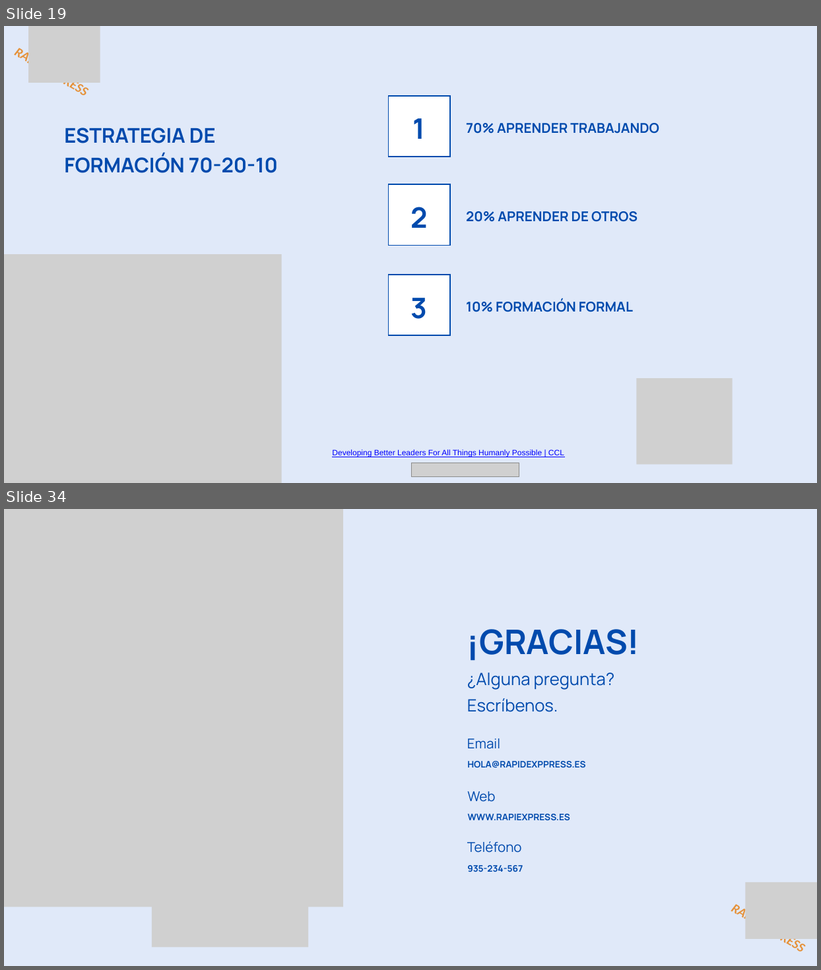
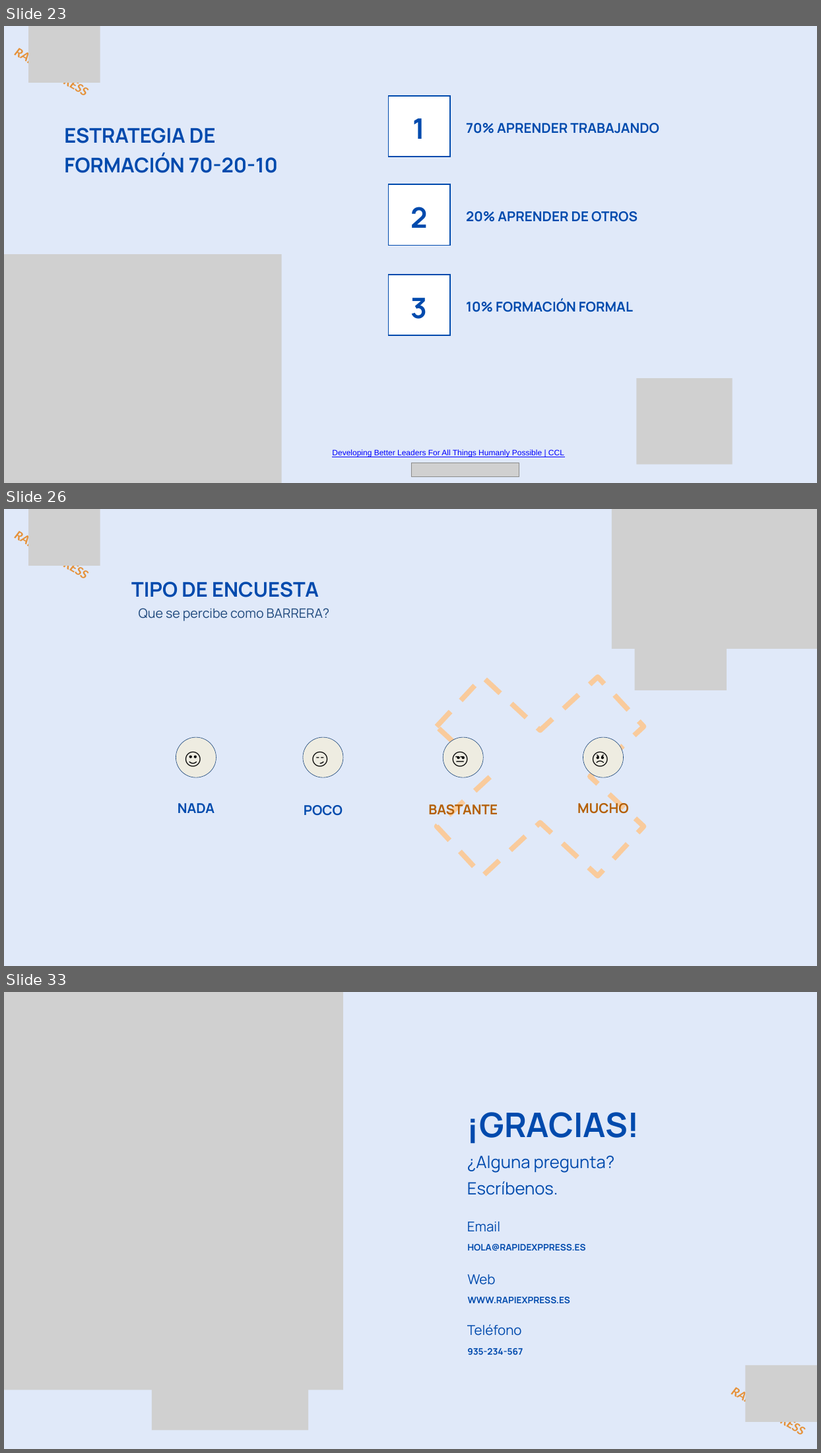
Before and after one commit to ITACADEMYprojectes/ProjecteData, a slide deck: Equip_28/Results/Analisis_PAP_and_ABL_RapidExpres_2026_11_05.pptx. Shown one above the other, each under a label of ours: slides 19 and 34 before the commit, slides 23, 26 and 33 after it; the slides between them are not shown. The pictures are 821x970 and 821x1453 pixels, drawn with LibreOffice and Linux fonts; fonts in the diff are those of the drawing; grey boxes stand for pictures. Boxes give left, top, right and bottom in pixels: in the first picture for what was removed or moved away, otherwise in the second. Text is boxed around its words. In the diff, an @@ line names an element or a change of style, - is before the commit and + after.

```diff
--- a/Equip_28/Results/Analisis_PAP_and_ABL_RapidExpres_2026_11_05.pptx
+++ b/Equip_28/Results/Analisis_PAP_and_ABL_RapidExpres_2026_11_05.pptx
@@ slide 26 added at box(4, 509, 817, 966), background #E0E9F9 @@
@@ text added at box(4, 521, 98, 593), 23 pt, text #E69138, bold, italic @@
+RAPID EXPRESS
@@ picture added at box(28, 509, 100, 566) @@
@@ picture added at box(612, 509, 817, 649) @@
@@ text added at box(131, 582, 319, 597), 36 pt, text #004AAD, bold @@
+TIPO DE ENCUESTA
@@ picture added at box(634, 604, 727, 691) @@
@@ text added at box(139, 608, 330, 621), 23 pt, text #1F497D @@
+Que se percibe como BARRERA?
@@ cross added at box(385, 632, 696, 920), outline #F9CB9C 9 pt dashed @@
@@ ellipse added at box(176, 737, 217, 778), fill #EEECE1, outline #1F497D 0.75 pt @@
@@ text added at box(180, 743, 211, 772), 32 pt, text #000000 @@
+🙂
@@ ellipse added at box(303, 737, 343, 778), fill #EEECE1, outline #1F497D 0.75 pt @@
@@ text added at box(308, 743, 339, 772), 32 pt, text #000000 @@
+😏
@@ ellipse added at box(443, 737, 483, 778), fill #EEECE1, outline #1F497D 0.75 pt @@
@@ text added at box(448, 743, 479, 772), 32 pt, text #000000 @@
+😒
@@ ellipse added at box(583, 737, 623, 778), fill #EEECE1, outline #1F497D 0.75 pt @@
@@ text added at box(588, 743, 618, 772), 32 pt, text #000000 @@
+😠
@@ text added at box(178, 803, 215, 813), 24 pt, text #004AAD, bold @@
+  NADA
@@ text added at box(304, 805, 343, 816), 24 pt, text #004AAD, bold @@
+  POCO
@@ text added at box(428, 801, 498, 817), 24 pt, text #B45F06, bold @@
+  BASTANTE
@@ text added at box(578, 800, 629, 814), 24 pt, text #B45F06, bold @@
+  MUCHO
@@ what was slide 19 is now slide 23 @@
@@ what was slide 34 is now slide 33 @@
```
Also in this commit, not shown: 1 slide changed, 11 other slides added, 13 slides removed.
